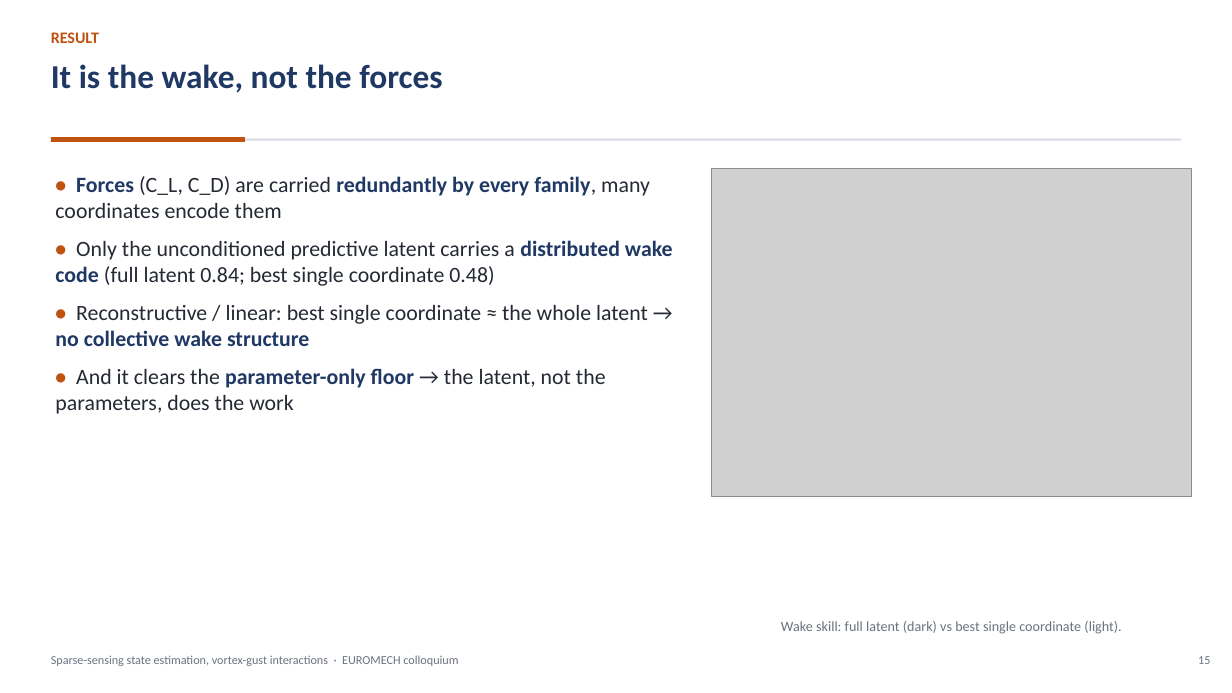
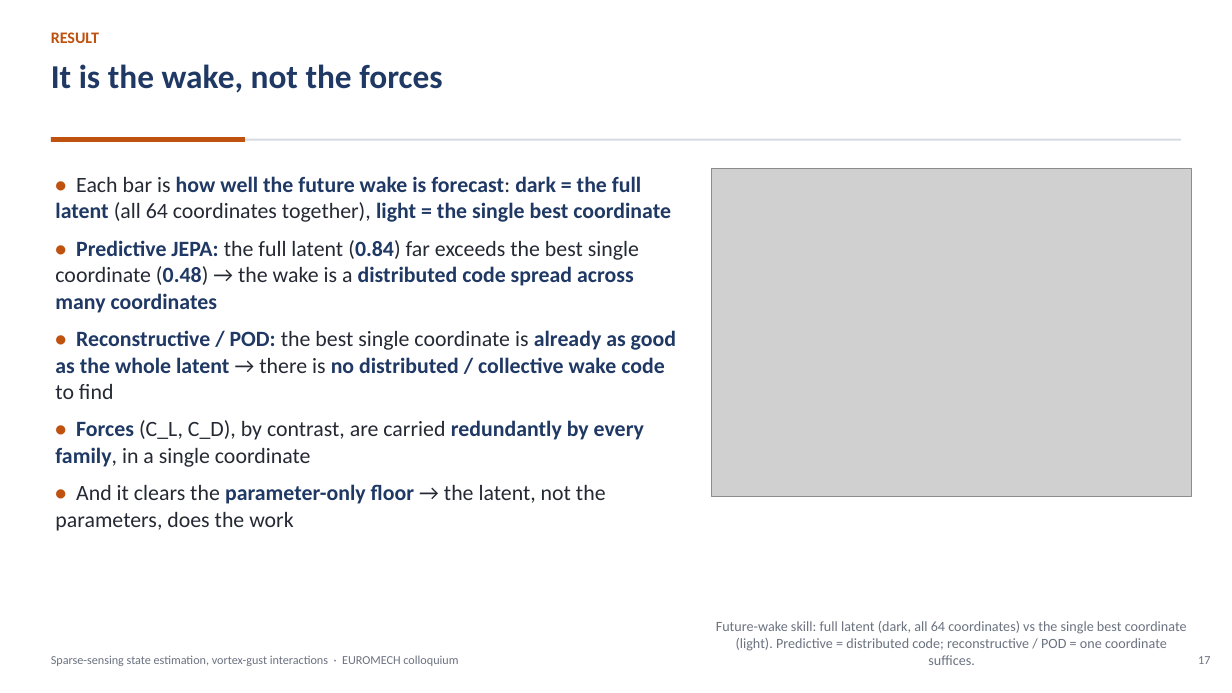
Before and after one commit to sanmi90/GUST-JEPA, a slide deck: slide 17 of paper/talk/euromech_gust_jepa.pptx (slide 15 before the commit). Drawn at 1232x693 pixels with LibreOffice and Linux fonts; fonts in the diff are those of the drawing; grey boxes stand for pictures. Boxes give left, top, right and bottom in pixels: in the first picture for what was removed or moved away, otherwise in the second. Text is boxed around its words. In the diff, an @@ line names an element or a change of style, - is before the commit and + after.

```diff
--- a/paper/talk/euromech_gust_jepa.pptx
+++ b/paper/talk/euromech_gust_jepa.pptx
@@ text at bbox=[55, 176, 676, 467]: text changed; text colour #242933 to #1F3864; bold on @@
-• Forces (C_L, C_D) are carried redundantly by every family, many coordinates encode them
-• Only the unconditioned predictive latent carries a distributed wake code (full latent 0.84; best single coordinate 0.48)
-• Reconstructive / linear: best single coordinate ≈ the whole latent → no collective wake structure
+• Each bar is how well the future wake is forecast: dark = the full latent (all 64 coordinates together), light = the single best coordinate
+• Predictive JEPA: the full latent (0.84) far exceeds the best single coordinate (0.48) → the wake is a distributed code spread across many coordinates
+• Reconstructive / POD: the best single coordinate is already as good as the whole latent → there is no distributed / collective wake code to find
+• Forces (C_L, C_D), by contrast, are carried redundantly by every family, in a single coordinate
@@ text at bbox=[716, 621, 1187, 665]: text changed @@
-Wake skill: full latent (dark) vs best single coordinate (light).
+Future-wake skill: full latent (dark, all 64 coordinates) vs the single best coordinate (light). Predictive = distributed code; reconstructive / POD = one coordinate suffices.
@@ text at bbox=[1198, 656, 1210, 664]: text changed @@
-15
+17
```
Also in this commit, not shown: 29 other slides changed, 1 slide added, 12 other files.
